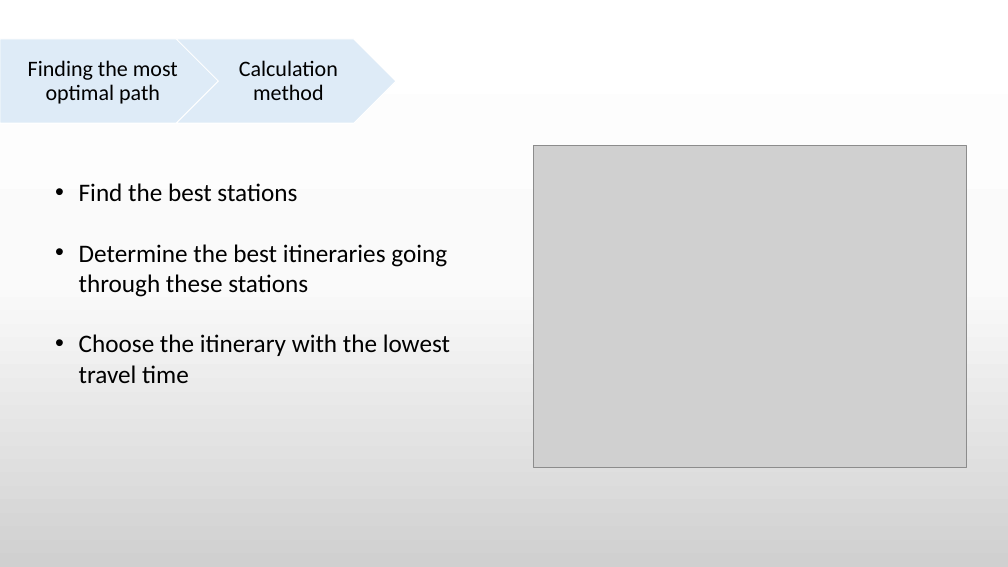
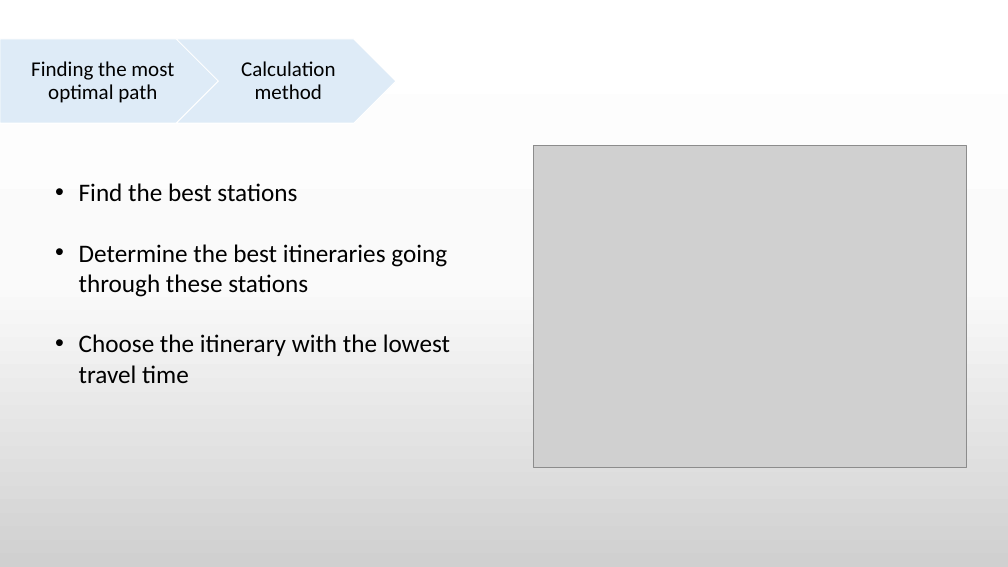
Before and after one commit to PS8-ItineraireOptimal/Documentation, a slide deck: slide 7 of presentation/Modifs_Yves.pptx. Drawn at 1008x567 pixels with LibreOffice and Linux fonts; fonts in the diff are those of the drawing; grey boxes stand for pictures. Boxes give left, top, right and bottom in pixels: in the first picture for what was removed or moved away, otherwise in the second. Text is boxed around its words. In the diff, an @@ line names an element or a change of style, - is before the commit and + after.

```diff
--- a/presentation/Modifs_Yves.pptx
+++ b/presentation/Modifs_Yves.pptx
@@ text "Finding the most optimal path" at (31,61,174,103): size 21 to 20 pt @@
@@ text "Calculation method" at (241,61,336,99): size 21 to 20 pt @@
```
Also in this commit, not shown: 6 other slides changed, 1 slide added, 5 other files.
